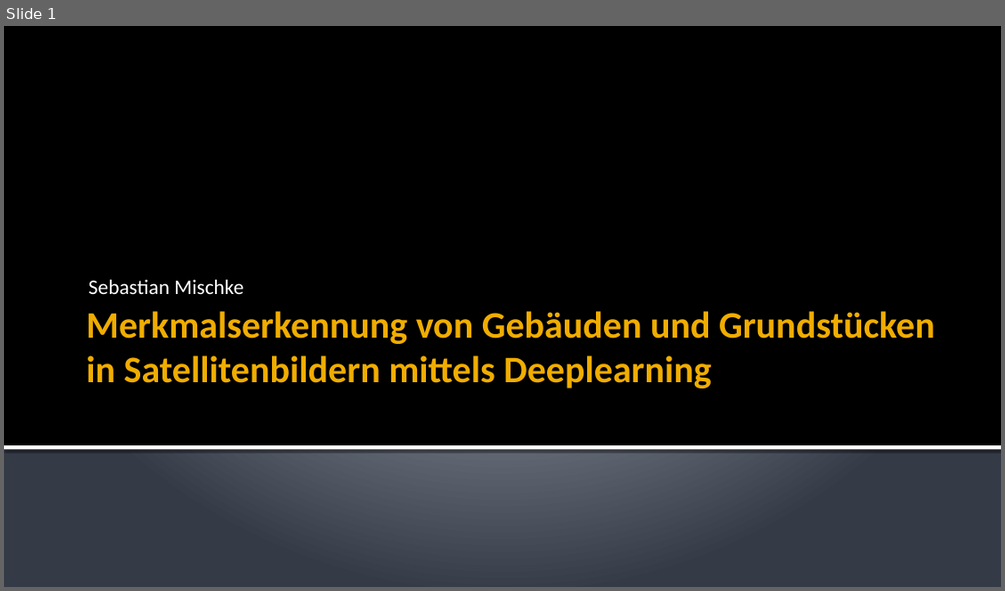
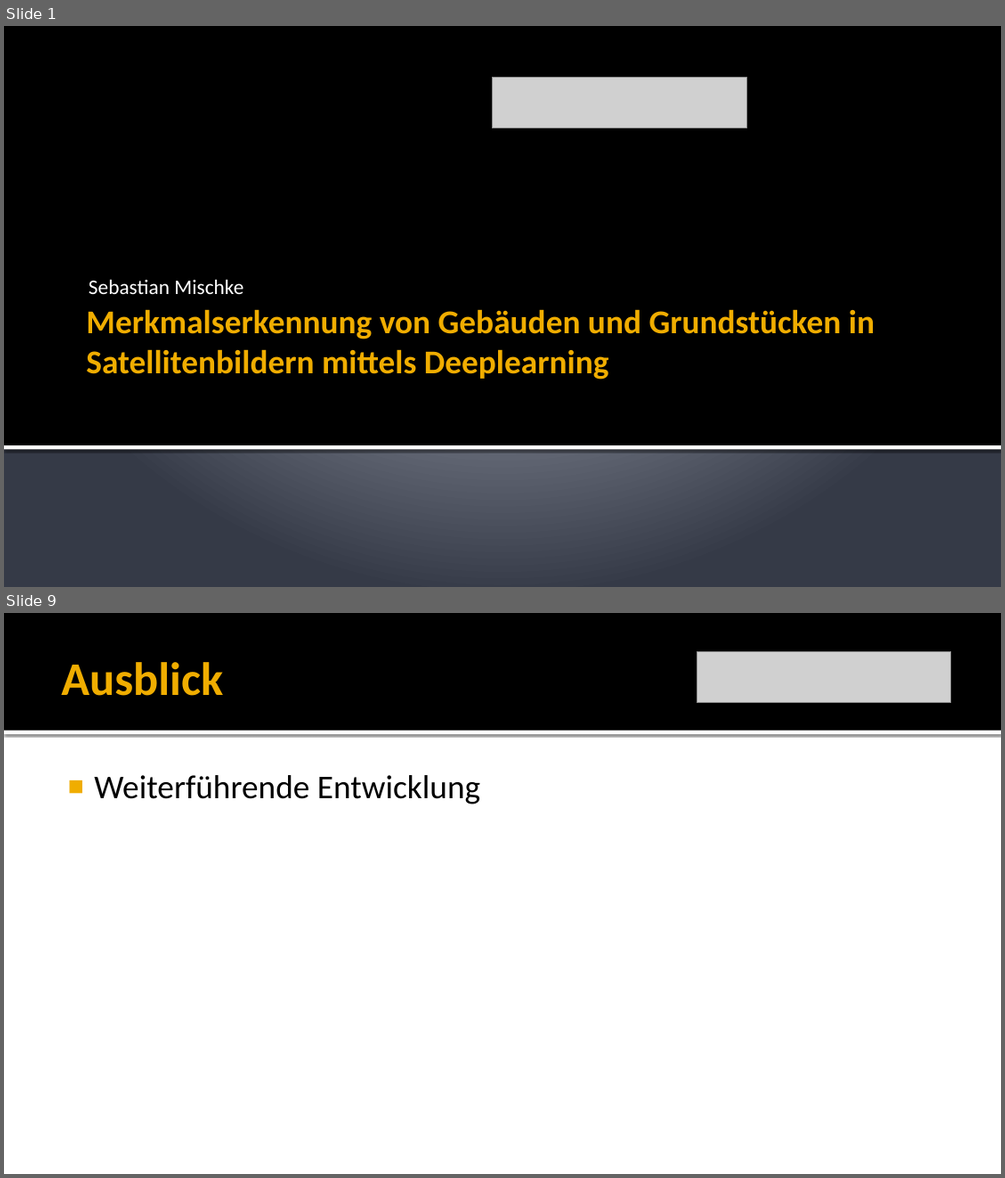
Before and after one commit to Saritus/bachelor-thesis, a slide deck: docs/verteidigung/Verteidigung.pptx. Shown one above the other, each under a label of ours: slide 1 before the commit, slides 1 and 9 after it; the slides between them are not shown. The pictures are 1005x591 and 1005x1178 pixels, drawn with LibreOffice and Linux fonts; fonts in the diff are those of the drawing; grey boxes stand for pictures. Boxes give left, top, right and bottom in pixels: in the first picture for what was removed or moved away, otherwise in the second. Text is boxed around its words. In the diff, an @@ line names an element or a change of style, - is before the commit and + after.

```diff
--- a/docs/verteidigung/Verteidigung.pptx
+++ b/docs/verteidigung/Verteidigung.pptx
@@ slide 9 added at (4, 613, 1001, 1174), background #FFFFFF @@
@@ rectangle added at (4, 613, 1001, 730), fill #000000 @@
@@ title added at (61, 662, 223, 696), 45 pt, text #F0AD00, bold @@
+Ausblick
@@ picture added at (696, 651, 951, 702) @@
@@ rectangle added at (4, 730, 1001, 734), fill #FFFFFF @@
@@ text added at (94, 775, 480, 804), 32 pt, text #000000 @@
+■ Weiterführende Entwicklung
@@ slide 1 changed as well @@
@@ picture added at (493, 77, 746, 127) @@
@@ title "Merkmalserkennung von Gebäuden und Grundstücken ..." at (86, 309, 874, 379): size 36 to 32 pt @@
```
Also in this commit, not shown: 8 other slides added, 1 slide removed.
